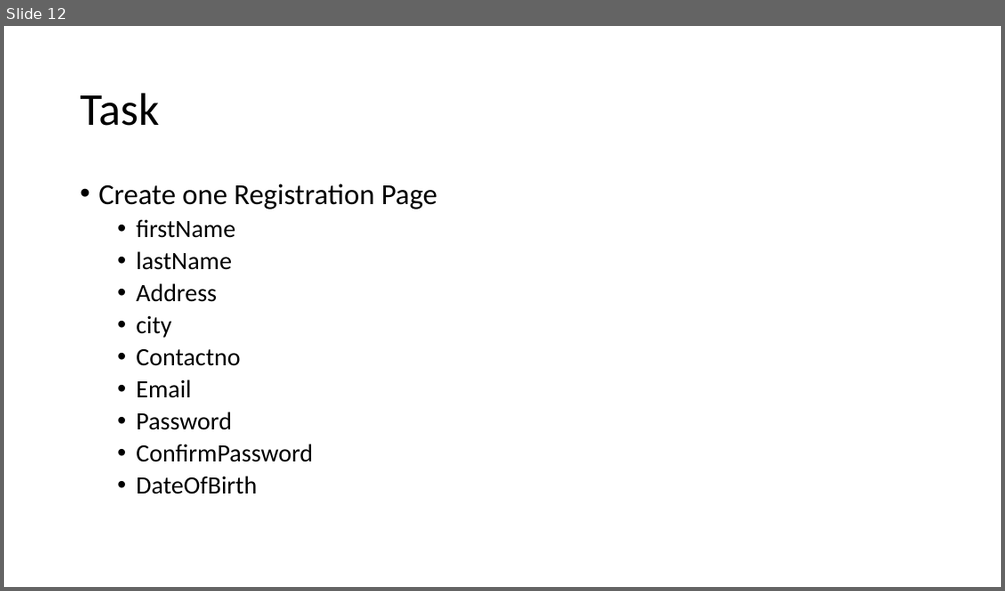
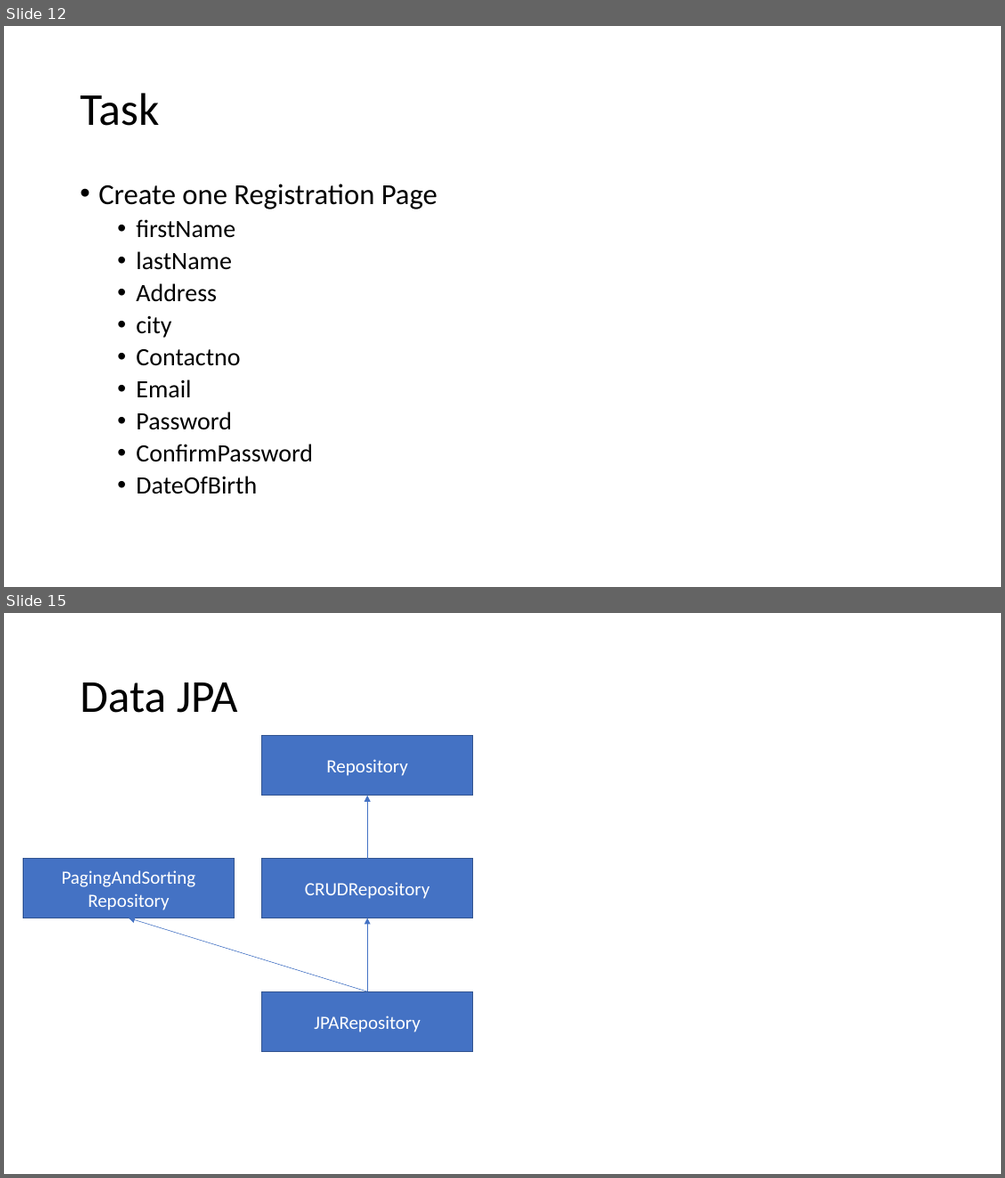
Before and after one commit to priyangm/pod_trg, a slide deck: FinishingSchool-June.pptx. Shown one above the other, each under a label of ours: slide 12 before the commit, slides 12 and 15 after it; the slides between them are not shown. The pictures are 1005x591 and 1005x1178 pixels, drawn with LibreOffice and Linux fonts; fonts in the diff are those of the drawing. Boxes give left, top, right and bottom in pixels: in the first picture for what was removed or moved away, otherwise in the second. Text is boxed around its words. In the diff, an @@ line names an element or a change of style, - is before the commit and + after.

```diff
--- a/FinishingSchool-June.pptx
+++ b/FinishingSchool-June.pptx
@@ slide 15 added at box(4, 613, 1001, 1174), background #FFFFFF @@
@@ title added at box(80, 682, 238, 713), 44 pt, text #000000 @@
+Data JPA
@@ rectangle added at box(262, 736, 473, 795), fill #4472C4, outline #325491 1 pt, 18 pt, text #FFFFFF @@
+Repository
@@ arrow added from (367, 859) to (367, 795), #4472C4 0.5 pt @@
@@ rectangle added at box(24, 859, 235, 918), fill #4472C4, outline #325491 1 pt, 18 pt, text #FFFFFF @@
+PagingAndSorting
+Repository
@@ rectangle added at box(262, 859, 473, 918), fill #4472C4, outline #325491 1 pt, 18 pt, text #FFFFFF @@
+CRUDRepository
@@ arrow added from (367, 991) to (129, 918), #4472C4 0.5 pt @@
@@ arrow added from (367, 991) to (367, 918), #4472C4 0.5 pt @@
@@ rectangle added at box(262, 991, 473, 1051), fill #4472C4, outline #325491 1 pt, 18 pt, text #FFFFFF @@
+JPARepository
```
Also in this commit, not shown: 5 other slides added, 1 slide removed, 1 other file.
